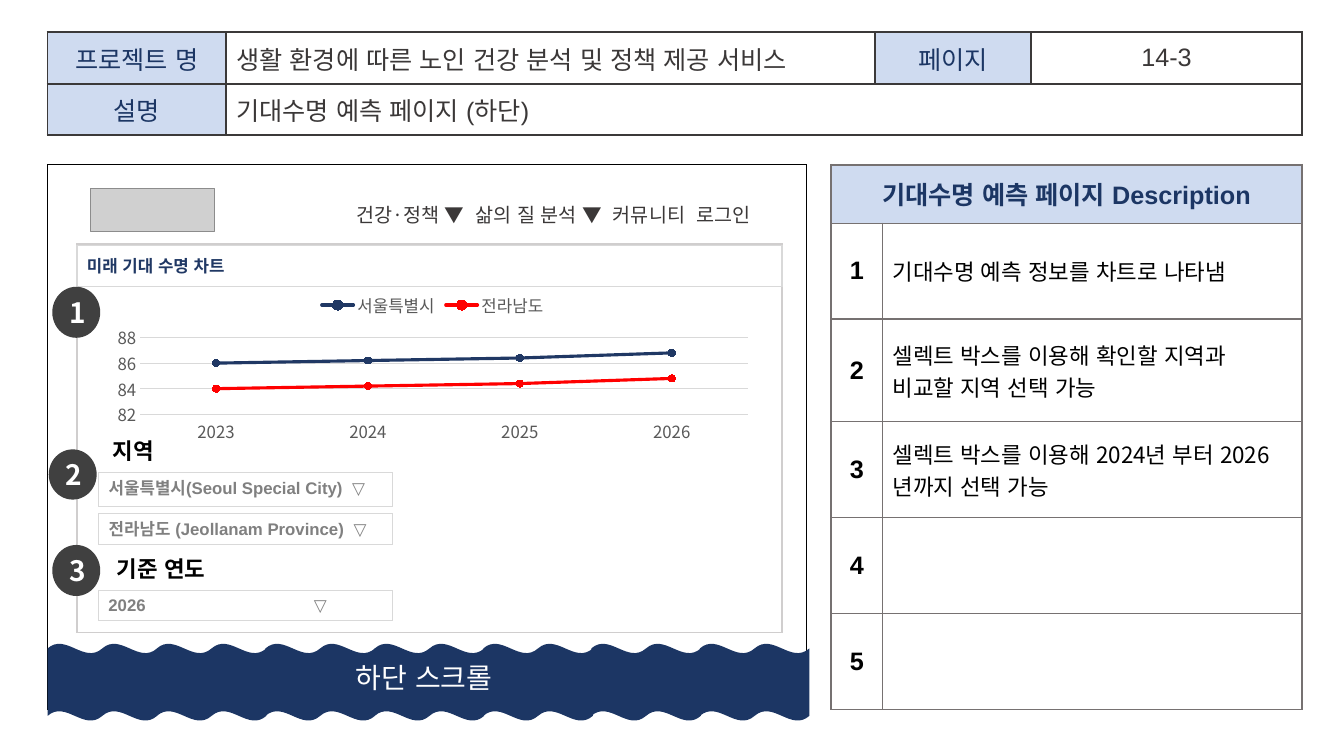
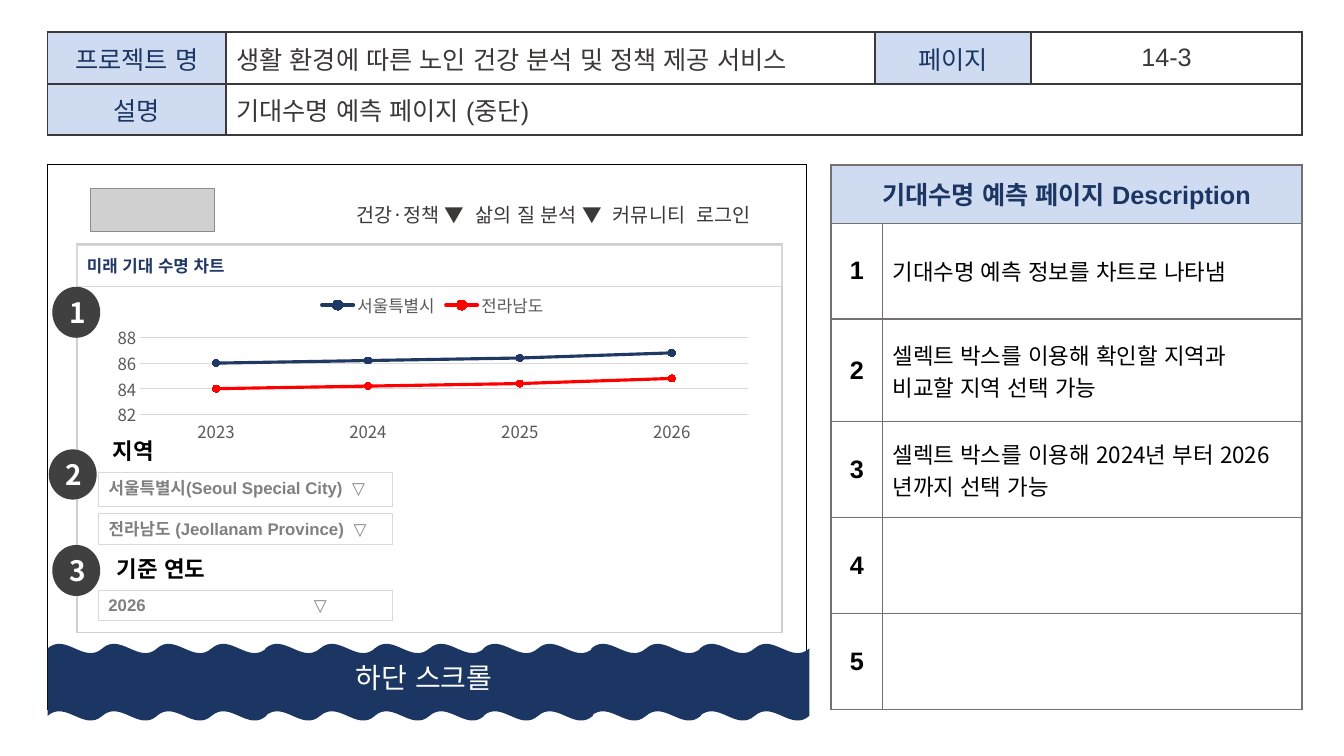
Before and after one commit to p1p2p1/Project_DLT, a slide deck: slide 32 of project_1/4. 화면설계서/2조_화면설계서_V0.7.pptx. Drawn at 1344x756 pixels with LibreOffice and Linux fonts; fonts in the diff are those of the drawing; grey boxes stand for pictures. Boxes give left, top, right and bottom in pixels: in the first picture for what was removed or moved away, otherwise in the second. Text is boxed around its words. In the diff, an @@ line names an element or a change of style, - is before the commit and + after.

```diff
--- a/project_1/4. 화면설계서/2조_화면설계서_V0.7.pptx
+++ b/project_1/4. 화면설계서/2조_화면설계서_V0.7.pptx
@@ table at (x1=47, y1=32, x2=1303, y2=483) @@
-row 2, column 2: 기대수명 예측 페이지 (하단)
+row 2, column 2: 기대수명 예측 페이지 (중단)
```
Also in this commit, not shown: 15 other slides changed.
